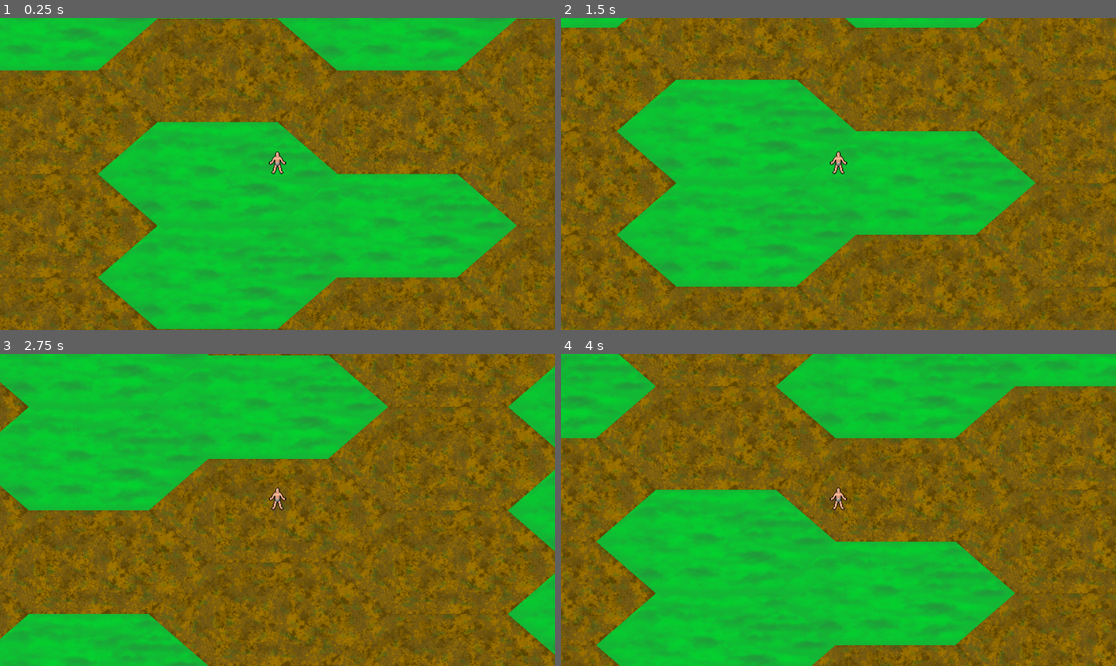
Above: before the commit, frames 1-4 (two rows, left to right).
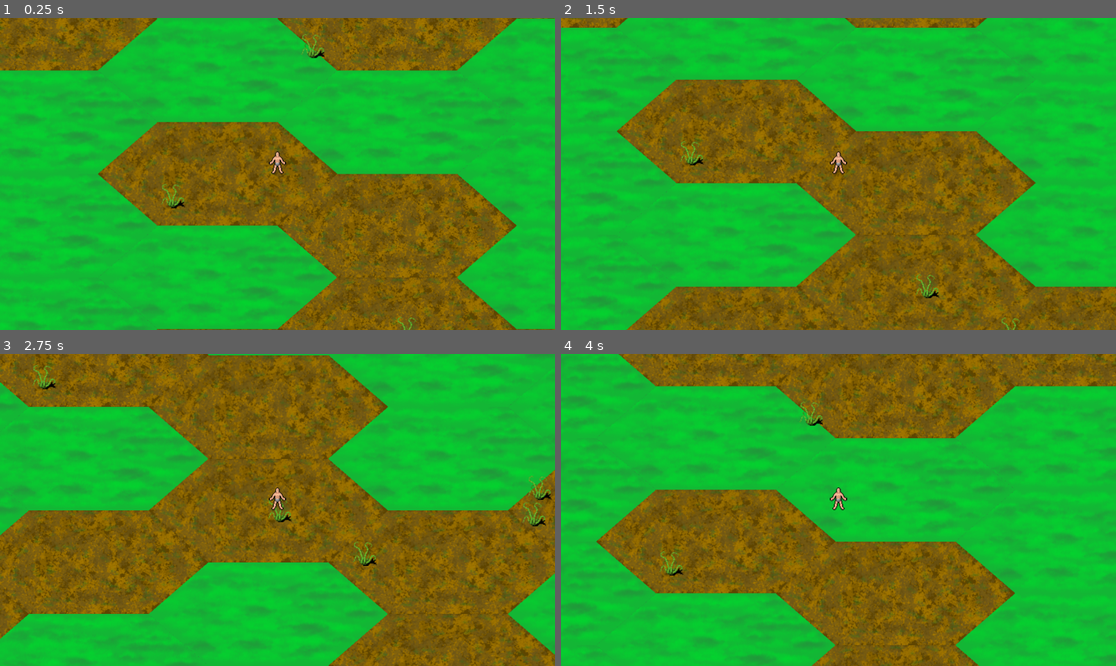
Above: after the commit, the same moments.

Repository: KaimeraWorks/Phaseworld-Pioneer
Game: Godot game, scene res://main.tscn
Same seed, same stepped clock (60 frames per second), same inputs: the game is played once before the commit and once after it.
Inputs (mouse positions are in pixels of both pictures, inside the frame that each line leads up to):
- Up to frame 1 (0.25 s): no input
- Up to frame 2 (1.5 s): tap Enter at 0.5 s; move the mouse to (960, 158) at 0.52 s; hold D (move_east) 0.53-1.28 s; click (960, 158) at 0.6 s; move the mouse to (727, 189) at 1.27 s; hold S (move_south) from 1.28 s (still down); click (727, 189) at 1.35 s
- Up to frame 3 (2.75 s): move the mouse to (333, 441) at 2.02 s; release S (move_south) at 2.03 s; hold D (move_east) from 2.03 s (still down); click (333, 441) at 2.1 s
- Up to frame 4 (4 s): move the mouse to (810, 572) at 2.77 s; release D (move_east) at 2.78 s; hold W (move_north) 2.78-3.53 s; click (810, 572) at 2.85 s; move the mouse to (1005, 556) at 3.52 s; hold A (move_west) from 3.53 s (still down); click (1005, 556) at 3.6 s

The runs differ from the first frame. In frame 1, 84% of the frame differs, in the area x 0-100%, y 0-100%; in frame 2, 72%; in frame 3, 45%; in frame 4, 84%.

Commit message:
initial random gen plant implementation

Diff:
--- /dev/null
+++ b/plant.tscn
@@ -0,0 +1,8 @@
+[gd_scene load_steps=2 format=3 uid="uid://7ssgxiqvjvqr"]
+
+[ext_resource type="Texture2D" uid="uid://bav0kb62h4vtv" path="res://dev/art/plant.png" id="1_w44ld"]
+
+[node name="Plant" type="StaticBody2D"]
+
+[node name="Sprite2D" type="Sprite2D" parent="."]
+texture = ExtResource("1_w44ld")
--- a/tile_map.gd
+++ b/tile_map.gd
@@ -1,8 +1,13 @@
 extends TileMap
+
+const MAX_PLANTS_PER_CELL = 3
 
 @export var map_radius = 3
 
 var player_occupied_cell = null
+var plant_database = {}
+
+var plant_scene = preload("res://plant.tscn")
 
 # Called when the node enters the scene tree for the first time.
 func _ready():
@@ -23,7 +28,22 @@
 		for cell in get_used_cells(0):
 			if cell not in mapped_cells:
 				erase_cell(0, cell)
+				if plant_database.has(cell):
+					while not plant_database[cell].is_empty():
+						plant_database[cell].pop_back().queue_free()
+					plant_database.erase(cell)
 			else:
 				mapped_cells.erase(cell)
 		for cell in mapped_cells:
-			set_cell(0, cell, 1, Vector2i(0, randi_range(0, 1)))
+			var tile_used = randi_range(0, 1)
+			set_cell(0, cell, 1, Vector2i(0, tile_used))
+			var plants_in_cell = randi_range(0, MAX_PLANTS_PER_CELL) if tile_used == 1 else 0
+			for plant in plants_in_cell:
+				var new_plant = plant_scene.instantiate()
+				var cell_position = map_to_local(cell)
+				new_plant.position = Vector2(cell_position.x + randf_range(-200, 200), cell_position.y + randf_range(-75, 75))
+				if plant_database.has(cell):
+					plant_database[cell].append(new_plant)
+				else:
+					plant_database[cell] = [new_plant]
+				add_child(new_plant)
Binary file added: dev/art/plant.png
Not shown, added: dev/art/plant.png.import
